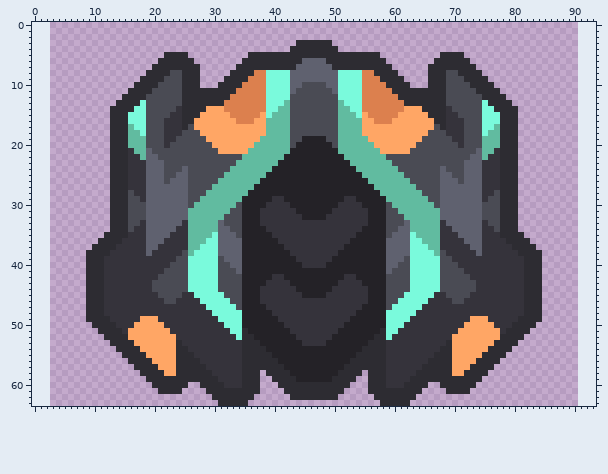
Sprite sheet, stored at sprites/units/opilio-full.png. Above: the version before the commit.
The file is 88x64 pixels. The old version is drawn lined up with the new one, on the new canvas.
The same view after the edit:
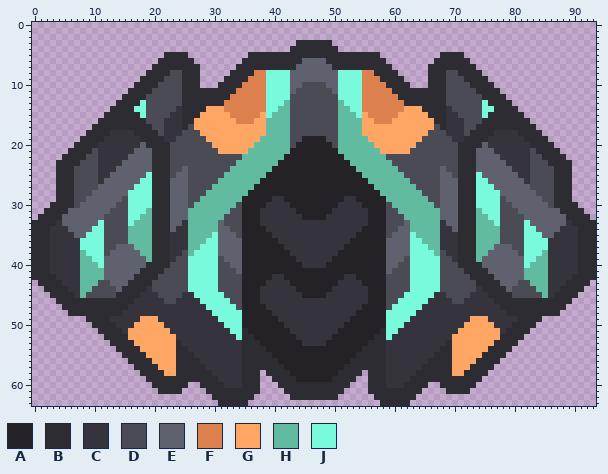
Palette (. is transparent): A #242227  B #2d2c32  C #35333b  D #4a4b54  E #5f616f  F #dc804e  G #ffa665  H #61bba0  J #7afadc
Diff:
canvas 88x64 -> 94x64, the old top-left corner now at 3,0
Changed rows in their new state; - is an unchanged pixel.
first column x 0:
15 ------------B---BB----------------------------------------------------------BB---B------------
16 -----------BB---BBB--------------------------------------------------------BBB---BB-----------
17 ----------BBB---BBBB------------------------------------------------------BBBB---BBB----------
18 ---------BBBBCCCCBBBB----------------------------------------------------BBBBCCCCBBBB---------
19 --------BBBBCCCCCCBBBB--------------------------------------------------BBBBCCCCCCBBBB--------
20 -------BBBBCCCCCCCEBBBB------------------------------------------------BBBBECCCCCCCBBBB-------
21 ------BBBBDCCCCC-EE-BBB------------------------------------------------BBB-EE-CCCCCDBBBB------
22 -----BBBBDDCCCCCEEE-BBB------------------------------------------------BBB-EEECCCCCDDBBBB-----
23 ----BBBBDDDCCCCEEEE-BBB------------------------------------------------BBB-EEEECCCCDDDBBBB----
24 ----BBBDDDDCCCEEEEE-BBB------------------------------------------------BBB-EEEEECCCDDDDBBB----
25 ----BBBDDDDCCEEEEEEJBBB------------------------------------------------BBBJEEEEEECCDDDDBBB----
26 ----BBBDDDDCEEEEEEJJBBB------------------------------------------------BBBJJEEEEEECDDDDBBB----
27 ----BBBDDDDEEEEEEJJJBBB------------------------------------------------BBBJJJEEEEEEDDDDBBB----
28 ----BBBDDDEEEEEEJJJJBBB------------------------------------------------BBBJJJJEEEEEEDDDBBB----
29 ----BBBDDEEEEEEDJJJJBBB------------------------------------------------BBBJJJJDEEEEEEDDBBB----
30 ---BBBBDEEEEEEDDJJJJBBB------------------------------------------------BBBJJJJDDEEEEEEDBBBB---
31 --BBBBEEEEEEEDDDJJJHBBB------------------------------------------------BBBHJJJDDDEEEEEEEBBBB--
32 -BBBBEEEEEEEDDDDJJHHBBB------------------------------------------------BBBHHJJDDDDEEEEEEEBBBB-
33 BBBBCEEEEEEJDDDDJHHHBBB------------------------------------------------BBBHHHJDDDDJEEEEEECBBBB
34 BBBCCCEEEEJJDDDDHHHHBBB------------------------------------------------BBBHHHHDDDDJJEEEECCCBBB
35 BBBCCCCEEJJJDDDDHHHHBBB------------------------------------------------BBBHHHHDDDDJJJEECCCCBBB
36 BBBCCCCCJJJJDDDDHHHHBBB------------------------------------------------BBBHHHHDDDDJJJJCCCCCBBB
37 BBBCCCCCJJJJDDEEEHHHBBB------------------------------------------------BBBHHHEEEDDJJJJCCCCCBBB
38 BBBCCCCCHJJJDEEEEEHHBBB------------------------------------------------BBBHHEEEEEDJJJHCCCCCBBB
39 BBBCCCCCHHJJEEEEEEEHBBB------------------------------------------------BBBHEEEEEEEJJHHCCCCCBBB
40 BBBCCCCCHHHJEEEEEEEBBBB------------------------------------------------BBBBEEEEEEEJHHHCCCCCBBB
41 BBBCCCCCHHHHEEEEEEBBBB--------------------------------------------------BBBBEEEEEEHHHHCCCCCBBB
42 BBBBCCCCHHHHEEEEEBBBB----------------------------------------------------BBBBEEEEEHHHHCCCCBBBB
43 -BBBBCCCHHHDDEEEBBBB------------------------------------------------------BBBBEEEDDHHHCCCBBBB-
44 --BBBBCCHHDDDDEBBBB--------------------------------------------------------BBBBEDDDDHHCCBBBB--
45 ---BBBBCHDDDDDBBBB----------------------------------------------------------BBBBDDDDDHCBBBB---
46 ----BBBBB---BBBBB------------------------------------------------------------BBBBB---BBBBB----
47 -----BBBB---BBBB--------------------------------------------------------------BBBB---BBBB-----
48 ------BBB---BBB----------------------------------------------------------------BBB---BBB------
